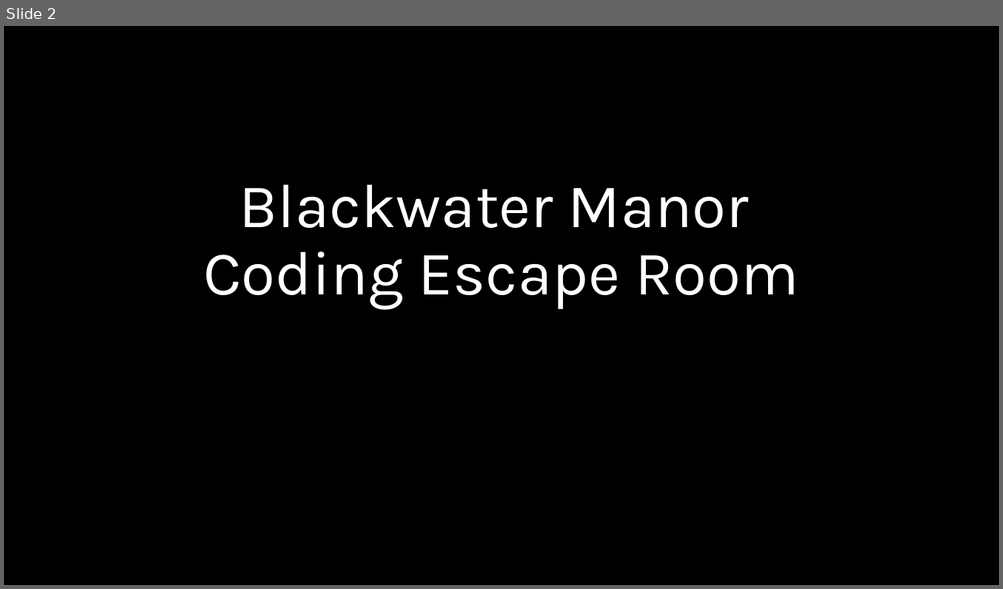
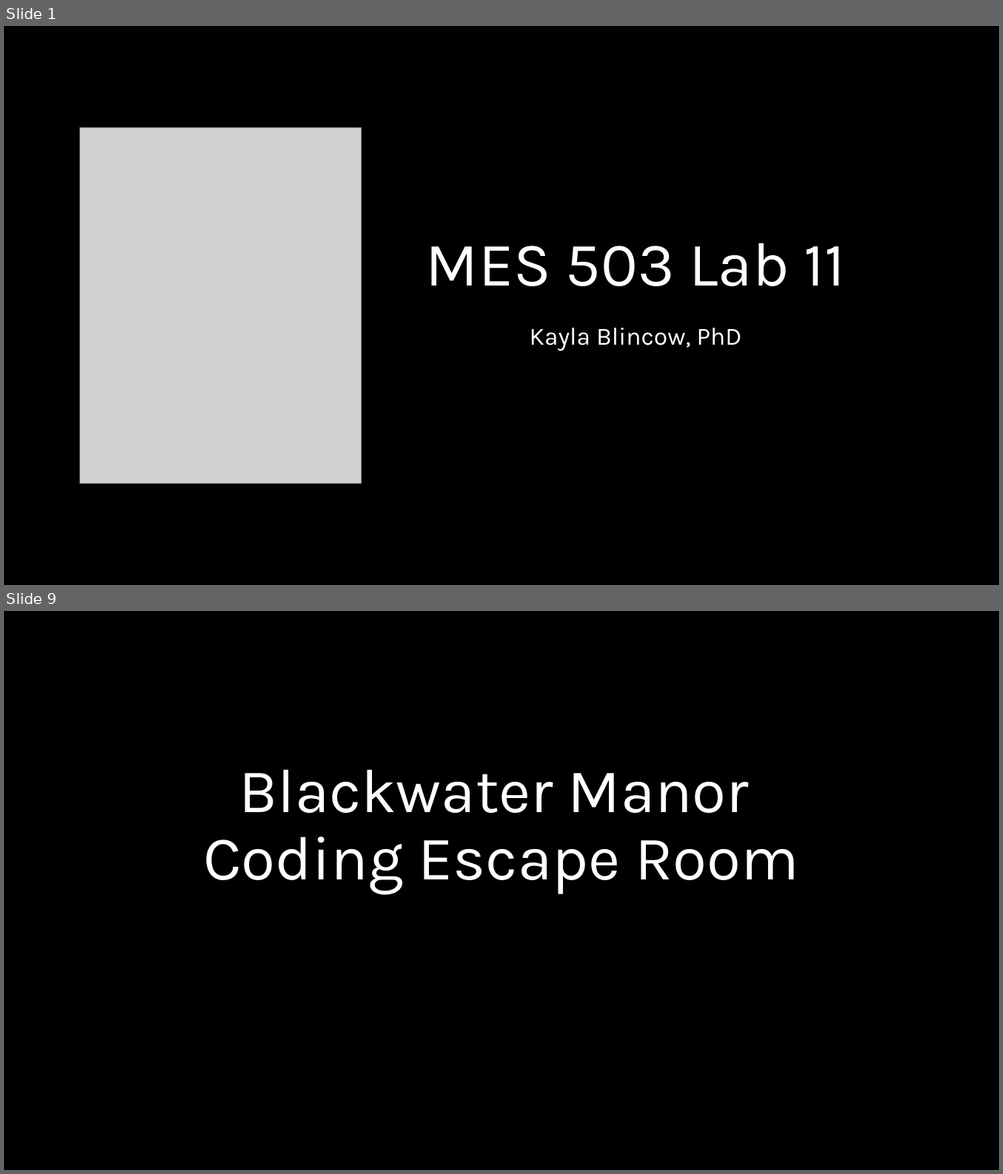
Before and after one commit to kmblincow/MES503Lab, a slide deck: Week 11/Lab 11 Halloween AnalysisofFrequencies.pptx. Shown one above the other, each under a label of ours: slide 2 before the commit, slides 1 and 9 after it; the slides between them are not shown. The pictures are 1003x589 and 1003x1174 pixels, drawn with LibreOffice and Linux fonts; fonts in the diff are those of the drawing; grey boxes stand for pictures. Boxes give left, top, right and bottom in pixels: in the first picture for what was removed or moved away, otherwise in the second. Text is boxed around its words. In the diff, an @@ line names an element or a change of style, - is before the commit and + after.

```diff
--- a/Week 11/Lab 11 Halloween AnalysisofFrequencies.pptx
+++ b/Week 11/Lab 11 Halloween AnalysisofFrequencies.pptx
@@ slide 1 added at box(4, 26, 999, 585), background #000000 @@
@@ picture added at box(80, 128, 361, 483) @@
@@ title added at box(426, 243, 845, 286), 60 pt, text #FFFFFF @@
+MES 503 Lab 11
@@ subtitle added at box(529, 328, 742, 352), 24 pt, text #FFFFFF @@
+Kayla Blincow, PhD
@@ what was slide 2 is now slide 9 @@
```
Also in this commit, not shown: 7 other slides added, 1 slide removed, 4 other files.
